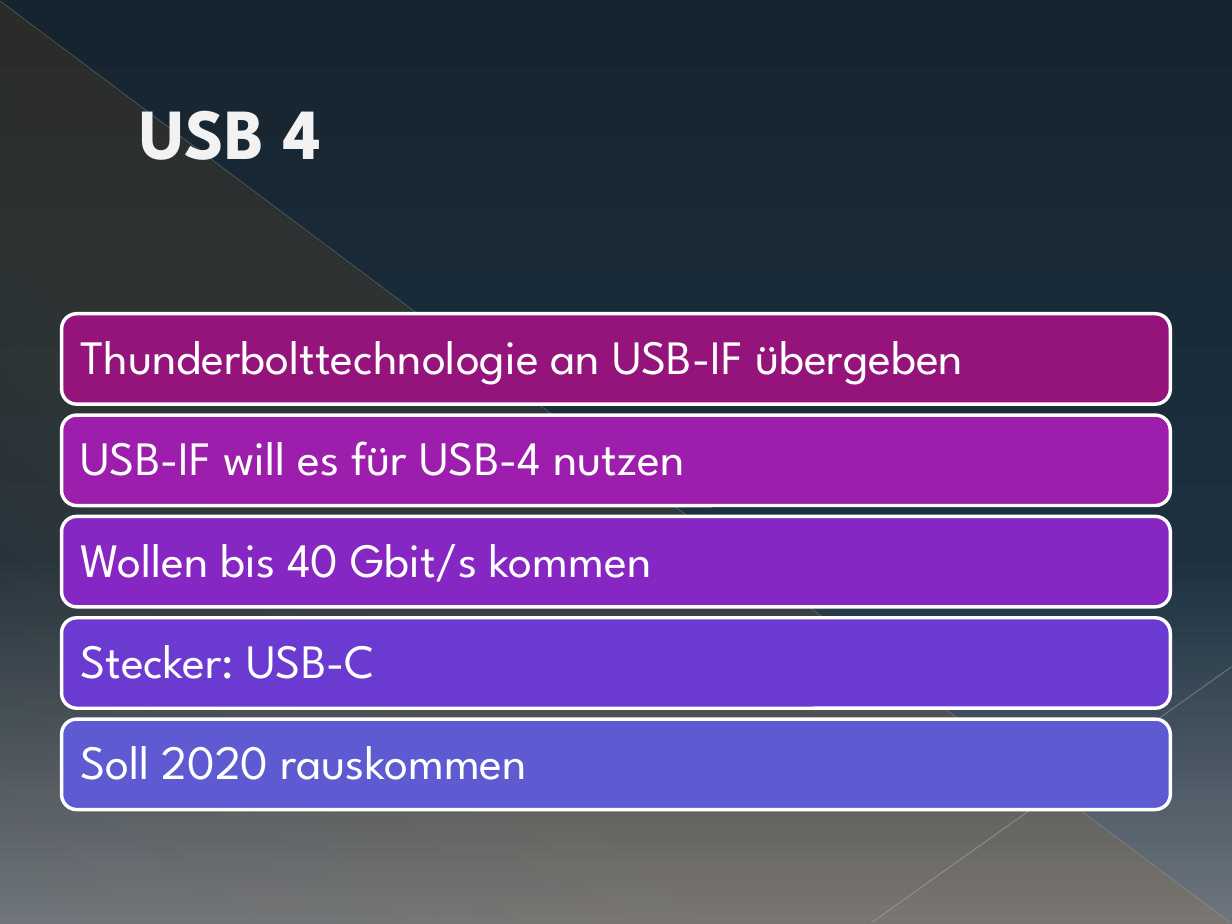
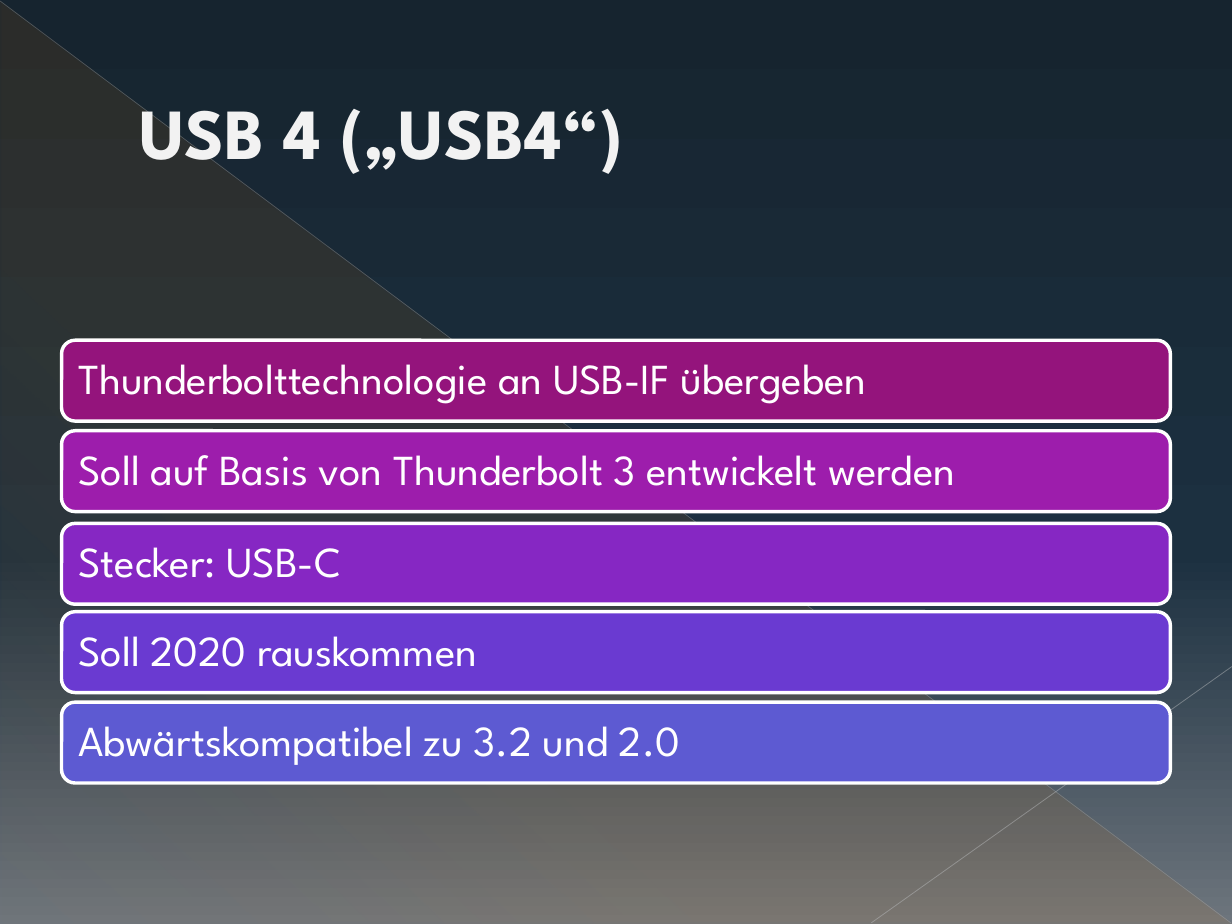
Before and after one commit to sewpalu/Compendia, a slide deck: slide 7 of doc/thunderbolt_presentation/Thunderbolt.pptx (slide 6 before the commit). Drawn at 1232x924 pixels with LibreOffice and Linux fonts; fonts in the diff are those of the drawing. Boxes give left, top, right and bottom in pixels: in the first picture for what was removed or moved away, otherwise in the second. Text is boxed around its words. In the diff, an @@ line names an element or a change of style, - is before the commit and + after.

Commit message:
update

```diff
--- a/doc/thunderbolt_presentation/Thunderbolt.pptx
+++ b/doc/thunderbolt_presentation/Thunderbolt.pptx
@@ title at (x1=139, y1=107, x2=623, y2=180): text changed @@
-USB 4
+USB 4 („USB4“)
@@ rounded rectangle resized from (x1=62, y1=314, x2=1170, y2=404) to (x1=62, y1=340, x2=1170, y2=421) @@
@@ text "Thunderbolttechnologie an USB-IF übergeben" moved from (x1=80, y1=341, x2=963, y2=385) to (x1=78, y1=364, x2=867, y2=404) @@
@@ rounded rectangle resized from (x1=62, y1=415, x2=1170, y2=505) to (x1=62, y1=431, x2=1170, y2=513) @@
@@ text removed at (x1=80, y1=441, x2=684, y2=476) @@
-USB-IF will es für USB-4 nutzen
@@ text added at (x1=78, y1=455, x2=955, y2=486), 25 pt, text #FFFFFF @@
+Soll auf Basis von Thunderbolt 3 entwickelt werden
@@ rounded rectangle resized from (x1=62, y1=516, x2=1170, y2=606) to (x1=62, y1=524, x2=1170, y2=605) @@
@@ text "Stecker: USB-C" moved from (x1=80, y1=645, x2=375, y2=679) to (x1=78, y1=547, x2=341, y2=578) @@
@@ text removed at (x1=80, y1=544, x2=651, y2=582) @@
-Wollen bis 40 Gbit/s kommen
@@ rounded rectangle resized from (x1=62, y1=617, x2=1170, y2=707) to (x1=62, y1=612, x2=1170, y2=694) @@
@@ size 28 to 25 pt; less space between paragraphs in 3 elements at (x1=78, y1=364, x2=867, y2=404), (x1=78, y1=547, x2=341, y2=578), (x1=78, y1=636, x2=477, y2=667) @@
@@ text "Soll 2020 rauskommen" moved from (x1=80, y1=746, x2=526, y2=780) to (x1=78, y1=636, x2=477, y2=667) @@
@@ rounded rectangle resized from (x1=62, y1=719, x2=1170, y2=809) to (x1=62, y1=702, x2=1170, y2=784) @@
@@ text added at (x1=78, y1=726, x2=680, y2=765), 25 pt, text #FFFFFF @@
+Abwärtskompatibel zu 3.2 und 2.0
```
Also in this commit, not shown: 3 other slides changed, 2 slides added.
